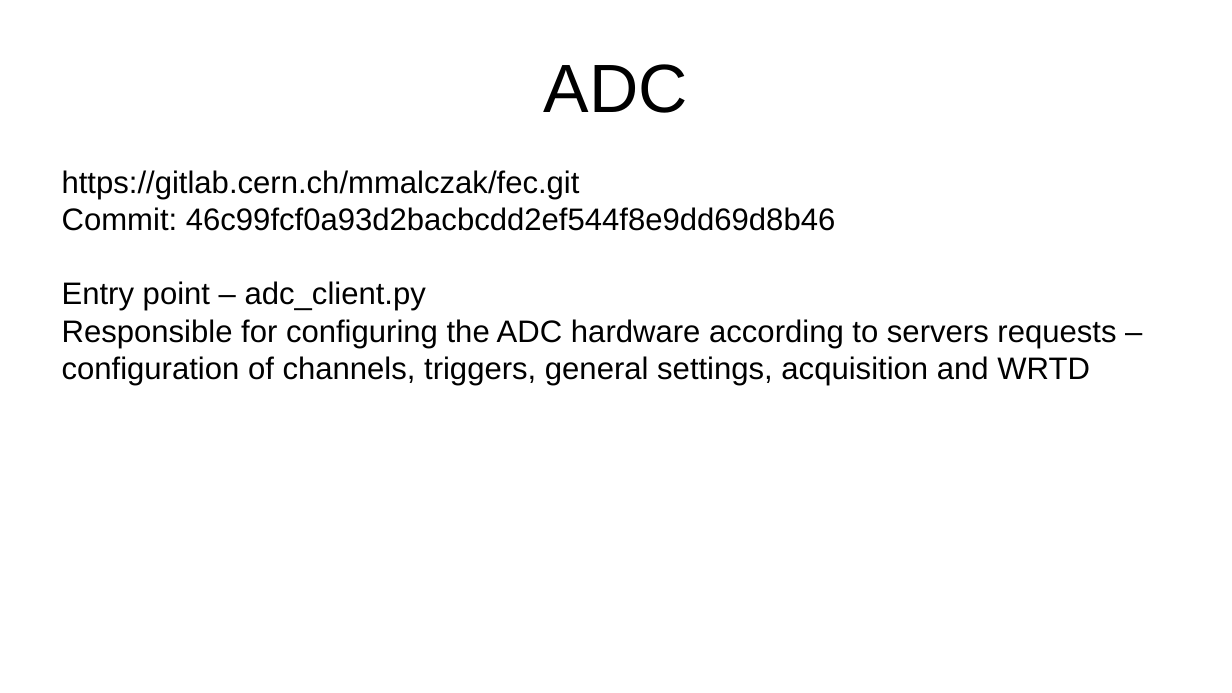
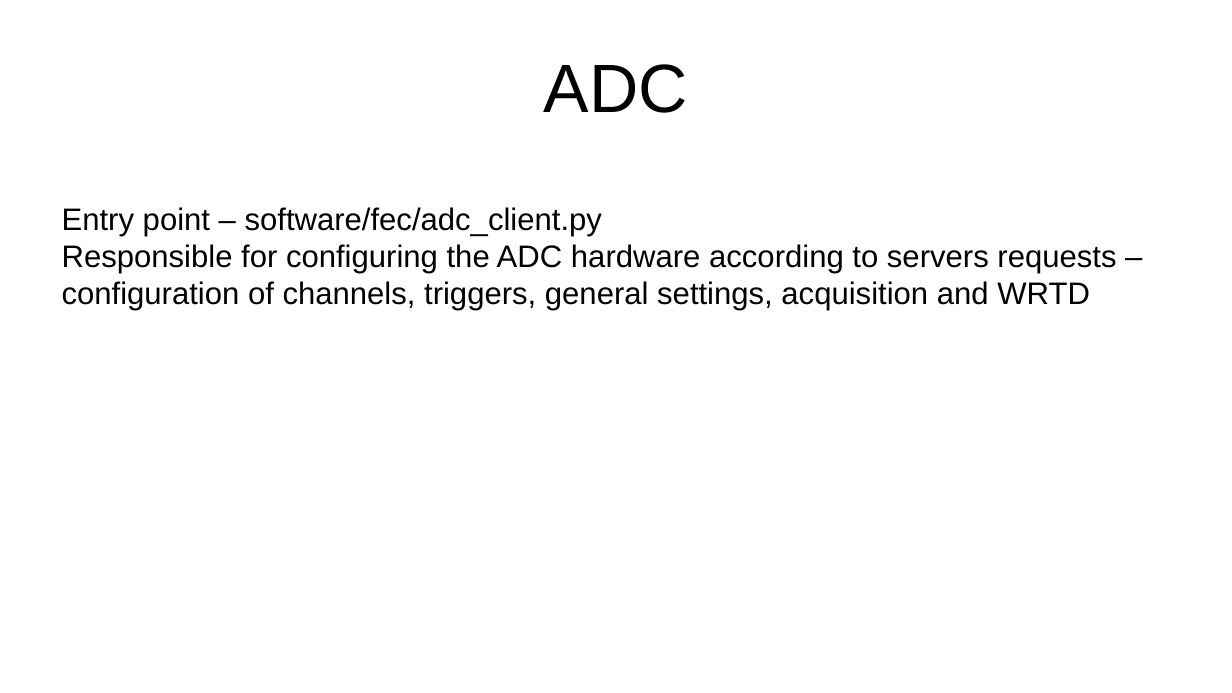
Before and after one commit to mmalczak/distributed-oscilloscope, a slide deck: slide 30 of documentation/review.odp. Drawn at 1232x693 pixels with LibreOffice and Linux fonts; fonts in the diff are those of the drawing. Boxes give left, top, right and bottom in pixels: in the first picture for what was removed or moved away, otherwise in the second. Text is boxed around its words. In the diff, an @@ line names an element or a change of style, - is before the commit and + after.

```diff
--- a/documentation/review.odp
+++ b/documentation/review.odp
@@ subtitle at box(62, 207, 602, 236): text changed @@
-https://gitlab.cern.ch/mmalczak/fec.git
-Commit: 46c99fcf0a93d2bacbcdd2ef544f8e9dd69d8b46
-Entry point – adc_client.py
+Entry point – software/fec/adc_client.py
```
Also in this commit, not shown: 6 other slides changed.
